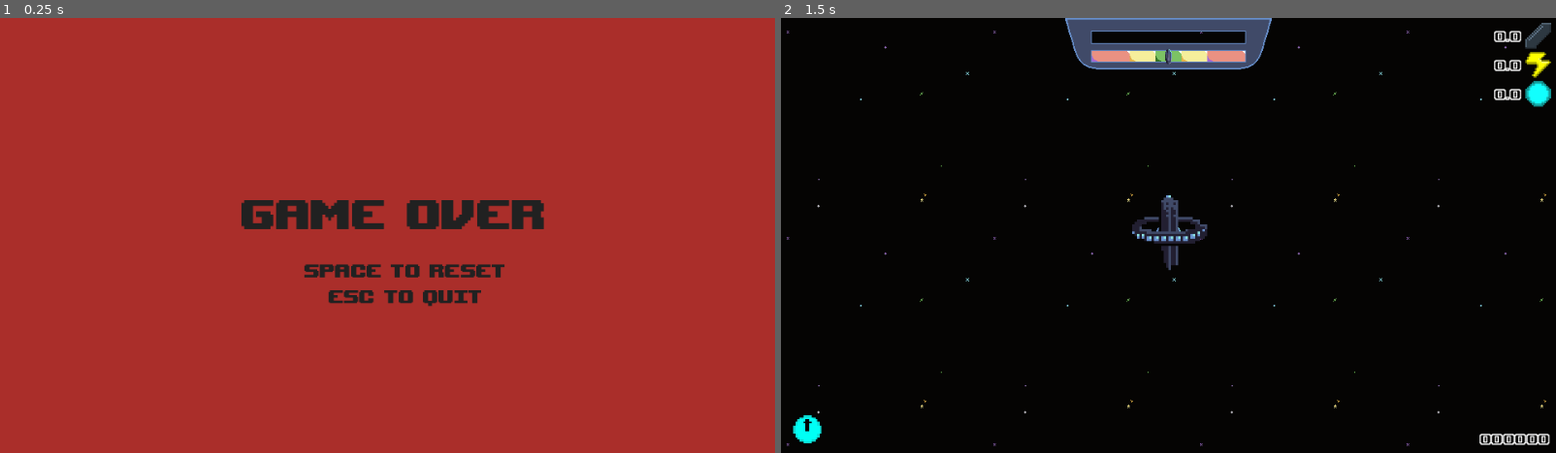
Above: before the commit, frames 1-2 (left to right).
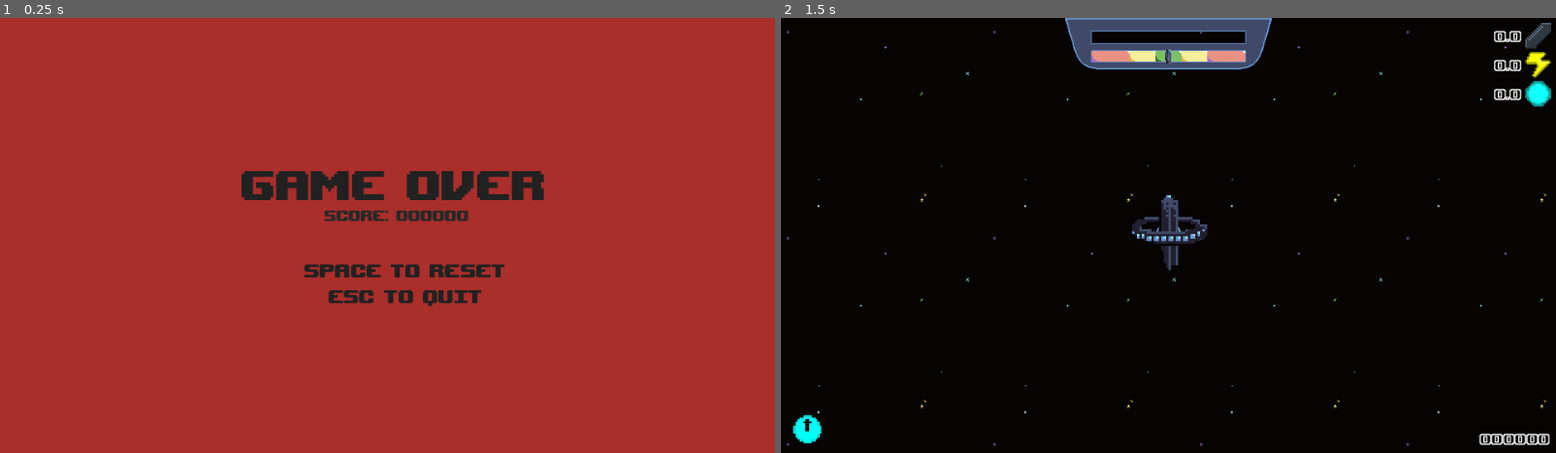
Above: after the commit, the same moments.

Repository: JoshPattman/microjam-034
Game: Godot game, scene res://scenes/game_over.tscn
Two runs of this game, one before a commit and one after it. Both use one fixed random seed, a clock stepped at 60 frames per second and the inputs below. This scene is started directly instead of the project's main scene. Sound files missing from this copy of the repository are replaced by a short silence.
Inputs:
- Up to frame 1 (0.25 s): no input
- Up to frame 2 (1.5 s): tap Enter at 0.5 s; hold D (player_right) 0.53-1.28 s; hold Ctrl (player_break) 0.53-1.28 s; tap Shift (player_jump) at 0.77 s; tap Space (game_restart) at 1.25 s; hold S (player_back) from 1.28 s (still down); tap 2 (player_place_bouncer) at 1.35 s

The runs differ from the first frame. In frame 1, 3.6% of the frame differs, in the area x 31-71%, y 35-49%; in frame 2, nothing differs.

Commit message:
add score

Diff:
--- a/godot/scenes/game_over.tscn
+++ b/godot/scenes/game_over.tscn
@@ -16,6 +16,11 @@
 font = ExtResource("1_xeevv")
 font_size = 32
 font_color = Color(0.129558, 0.129558, 0.129558, 1)
+
+[sub_resource type="LabelSettings" id="LabelSettings_7m3ot"]
+font = ExtResource("1_xeevv")
+font_size = 25
+font_color = Color(0.158472, 0.158472, 0.158472, 1)
 
 [node name="GameOver" type="Control"]
 layout_mode = 3
@@ -43,9 +48,9 @@
 anchor_right = 0.508
 anchor_bottom = 0.507
 offset_left = -244.68
-offset_top = -131.78
+offset_top = -167.78
 offset_right = 245.32
-offset_bottom = 0.219971
+offset_bottom = -35.7801
 text = "Game Over"
 label_settings = SubResource("LabelSettings_tbwuq")
 horizontal_alignment = 1
@@ -71,3 +76,18 @@
 stream = ExtResource("5_7m3ot")
 volume_db = -28.221
 autoplay = true
+
+[node name="Score" type="Label" parent="."]
+layout_mode = 1
+anchors_preset = -1
+anchor_left = 0.512
+anchor_top = 0.552
+anchor_right = 0.512
+anchor_bottom = 0.552
+offset_left = -221.52
+offset_top = -65.08
+offset_right = 221.48
+offset_bottom = -5.08002
+text = "Score: 000000"
+label_settings = SubResource("LabelSettings_7m3ot")
+horizontal_alignment = 1
--- a/godot/scripts/game.gd
+++ b/godot/scripts/game.gd
@@ -26,6 +26,8 @@
 
 var wave_counter: int = 0
 var wave_timer: float = 0.0
+
+static var last_score: int = 0
 
 var score: int = 0:
 	set(new):
@@ -60,6 +62,7 @@
 	score = 0
 
 func _on_die() -> void:
+	last_score = score
 	get_tree().change_scene_to_file("res://scenes/game_over.tscn")
 
 func _process(delta: float) -> void:
--- a/godot/scripts/game_over.gd
+++ b/godot/scripts/game_over.gd
@@ -1,5 +1,10 @@
 extends Control
 
+func _ready() -> void:
+	var txt = str(Game.last_score)
+	while len(txt) < 6:
+		txt = "0"+txt
+	$Score.text = "Score: "+txt
 
 func _process(delta: float) -> void:
 	if Input.is_action_just_pressed("game_restart"):
Not shown: 1 places in godot/scenes/game_over.tscn that only renumber resources
